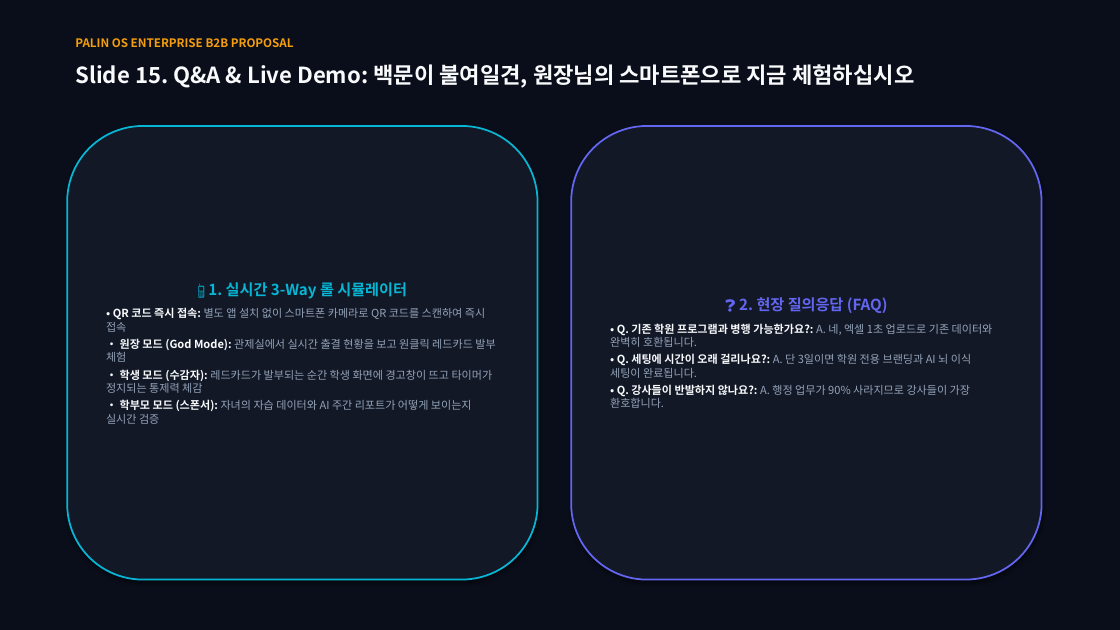
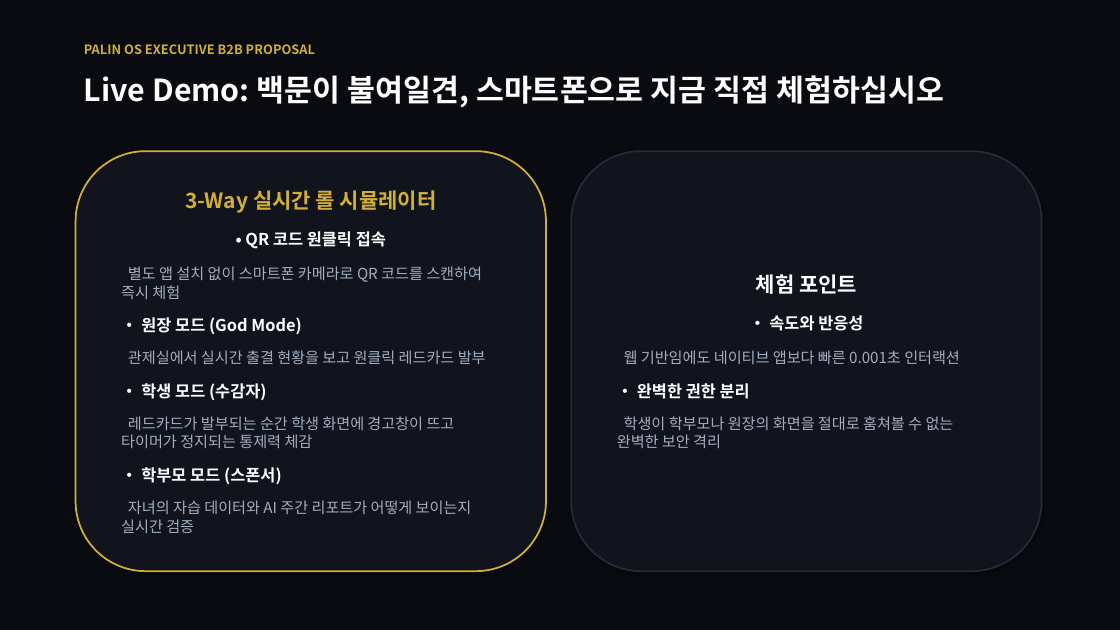
Before and after one commit to cheol-hun-kim/PALIN, a slide deck: slide 17 of PALIN_OS_B2B_Director_Proposal.pptx (slide 15 before the commit). Drawn at 1120x630 pixels with LibreOffice and Linux fonts; fonts in the diff are those of the drawing. Boxes give left, top, right and bottom in pixels: in the first picture for what was removed or moved away, otherwise in the second. Text is boxed around its words. In the diff, an @@ line names an element or a change of style, - is before the commit and + after.

Commit message:
style: Minimalist luxury executive aesthetic (20 slides, heavy obsidian+gold, large typography)

```diff
--- a/PALIN_OS_B2B_Director_Proposal.pptx
+++ b/PALIN_OS_B2B_Director_Proposal.pptx
@@ rectangle at [0,0,1120,630]: fill #0A0E1A to #090B10 @@
@@ text at [84,44,315,54]: text changed; size 10 to 11 pt; text colour #F59E0B to #D4AF37 @@
-PALIN OS ENTERPRISE B2B PROPOSAL
+PALIN OS EXECUTIVE B2B PROPOSAL
@@ text at [84,75,944,108]: text changed; size 19 to 26 pt; text colour #F8FAFC to #FFFFFF @@
-Slide 15. Q&A & Live Demo: 백문이 불여일견, 원장님의 스마트폰으로 지금 체험하십시오
+Live Demo: 백문이 불여일견, 스마트폰으로 지금 직접 체험하십시오
@@ rounded rectangle "3-Way 실시간 롤 시뮬레이터": place and size @@
-rounded rectangle "3-Way 실시간 롤 시뮬레이터" at [67,126,538,580]
+rounded rectangle "3-Way 실시간 롤 시뮬레이터" at [76,151,546,571]
@@ rounded rectangle "3-Way 실시간 롤 시뮬레이터" at [76,151,546,571]: fill #121826 to #11141C; outline #06B6D4 1.5 pt to #D4AF37 1.5 pt @@
@@ rounded rectangle "체험 포인트": place and size @@
-rounded rectangle "체험 포인트" at [571,126,1042,580]
+rounded rectangle "체험 포인트" at [571,151,1042,571]
@@ rounded rectangle "체험 포인트" at [571,151,1042,571]: fill #121826 to #11141C; outline #6366F1 1.5 pt to #262B3A 1.5 pt @@
@@ text in rounded rectangle at [121,187,486,533]: text changed; size 9.5 to 13 pt; text colour #94A3B8 to #A0AEC0 @@
-📱 1. 실시간 3-Way 롤 시뮬레이터
-• QR 코드 즉시 접속: 별도 앱 설치 없이 스마트폰 카메라로 QR 코드를 스캔하여 즉시 접속
-• 원장 모드 (God Mode): 관제실에서 실시간 출결 현황을 보고 원클릭 레드카드 발부 체험
-• 학생 모드 (수감자): 레드카드가 발부되는 순간 학생 화면에 경고창이 뜨고 타이머가 정지되는 통제력 체감
-• 학부모 모드 (스폰서): 자녀의 자습 데이터와 AI 주간 리포트가 어떻게 보이는지 실시간 검증
+3-Way 실시간 롤 시뮬레이터
+• QR 코드 원클릭 접속
+별도 앱 설치 없이 스마트폰 카메라로 QR 코드를 스캔하여 즉시 체험
+• 원장 모드 (God Mode)
+관제실에서 실시간 출결 현황을 보고 원클릭 레드카드 발부
+• 학생 모드 (수감자)
+레드카드가 발부되는 순간 학생 화면에 경고창이 뜨고 타이머가 정지되는 통제력 체감
+• 학부모 모드 (스폰서)
+자녀의 자습 데이터와 AI 주간 리포트가 어떻게 보이는지 실시간 검증
@@ text in rounded rectangle at [617,274,960,448]: text changed; size 9.5 to 13 pt; text colour #94A3B8 to #A0AEC0 @@
-❓ 2. 현장 질의응답 (FAQ)
-• Q. 기존 학원 프로그램과 병행 가능한가요?: A. 네, 엑셀 1초 업로드로 기존 데이터와 완벽히 호환됩니다.
-• Q. 세팅에 시간이 오래 걸리나요?: A. 단 3일이면 학원 전용 브랜딩과 AI 뇌 이식 세팅이 완료됩니다.
-• Q. 강사들이 반발하지 않나요?: A. 행정 업무가 90% 사라지므로 강사들이 가장 환호합니다.
+체험 포인트
+• 속도와 반응성
+웹 기반임에도 네이티브 앱보다 빠른 0.001초 인터랙션
+• 완벽한 권한 분리
+학생이 학부모나 원장의 화면을 절대로 훔쳐볼 수 없는 완벽한 보안 격리
```
Also in this commit, not shown: 15 other slides changed, 4 slides added, 1 other file.
